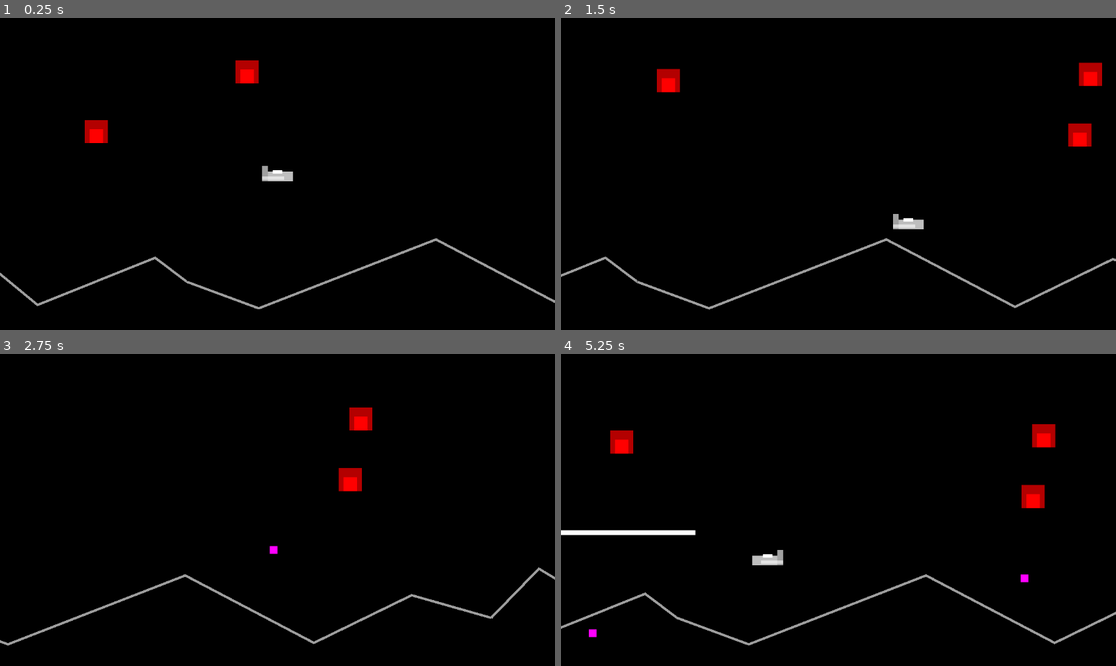
Above: before the commit, frames 1-4 (two rows, left to right).
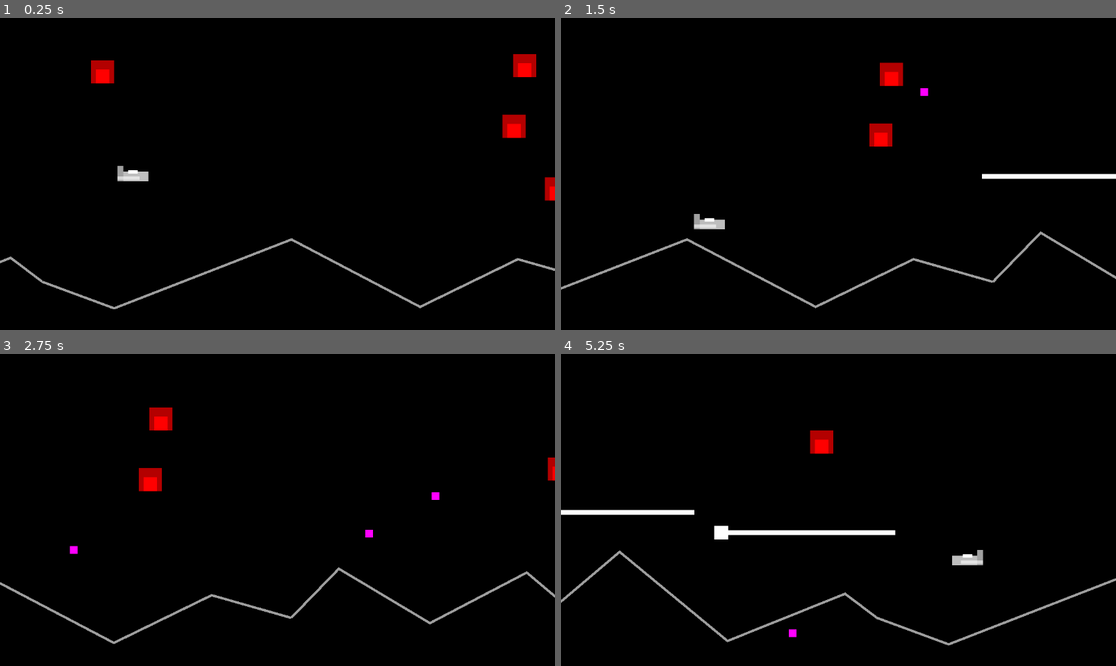
Above: after the commit, the same moments.

Repository: Toxe/godot-defender-clone
Game: Godot game, scene res://scenes/levels/main.tscn
The game is run twice, just before and just after one commit, with the same random seed, the same clock (stepped at 60 frames per second) and the same inputs.
Inputs:
- Up to frame 1 (0.25 s): no input
- Up to frame 2 (1.5 s): hold Right (move_right) 0.53-1.28 s; tap Space (fire) at 0.6, 1.35 s; hold Down (move_down) from 1.28 s (still down)
- Up to frame 3 (2.75 s): release Down (move_down) at 2.03 s; hold Right (move_right) from 2.03 s (still down); tap Space (fire) at 2.1 s
- Up to frame 4 (5.25 s): release Right (move_right) at 2.78 s; hold Up (move_up) 2.78-3.53 s; tap Space (fire) every 0.75 s from 2.85 to 5.1 s; hold Left (move_left) 3.53-5.03 s; hold Down (move_down) from 5.03 s (still down)

The runs differ from the first frame. In frame 1, 4.1% of the frame differs, in the area x 0-100%, y 11-94%; in frame 2, 4.4%; in frame 3, 3.5%; in frame 4, 5.3%, in the area x 0-100%, y 22-94%.

Commit message:
Add offset to the camera

Diff:
--- a/G01_Defender/scenes/player/player.tscn
+++ b/G01_Defender/scenes/player/player.tscn
@@ -23,10 +23,10 @@
 position = Vector2(33, 6)
 
 [node name="Camera2D" type="Camera2D" parent="."]
+position = Vector2(300, 0)
 limit_top = 0
 limit_bottom = 0
 position_smoothing_enabled = true
-drag_horizontal_enabled = true
 
 [node name="Sprite" type="Node2D" parent="."]
 
